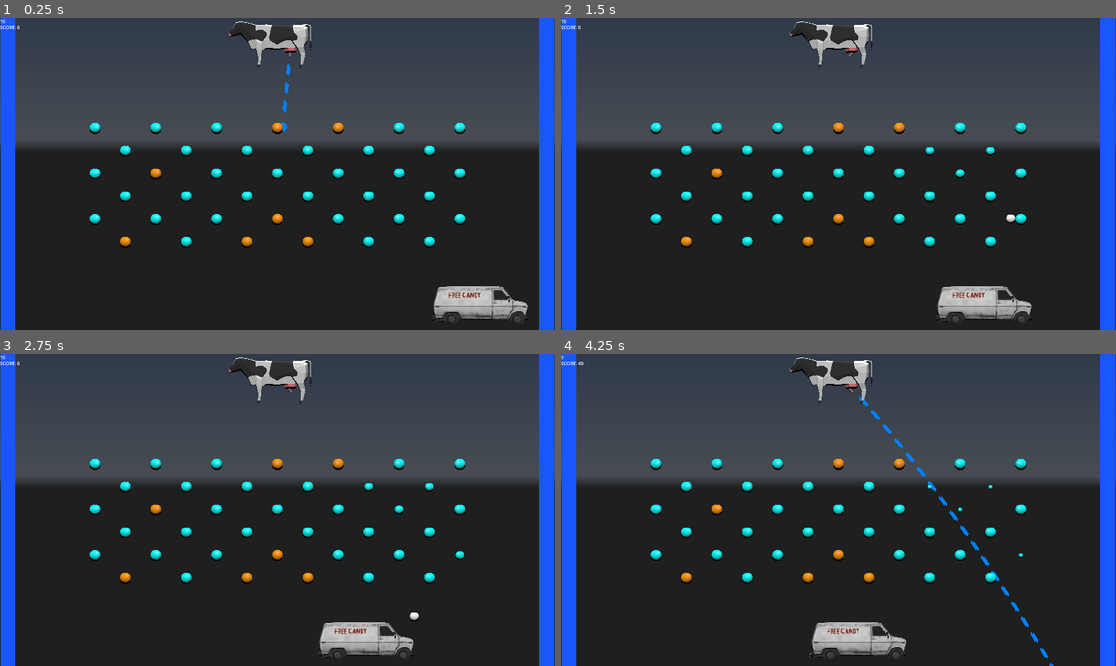
Above: before the commit, frames 1-4 (two rows, left to right).
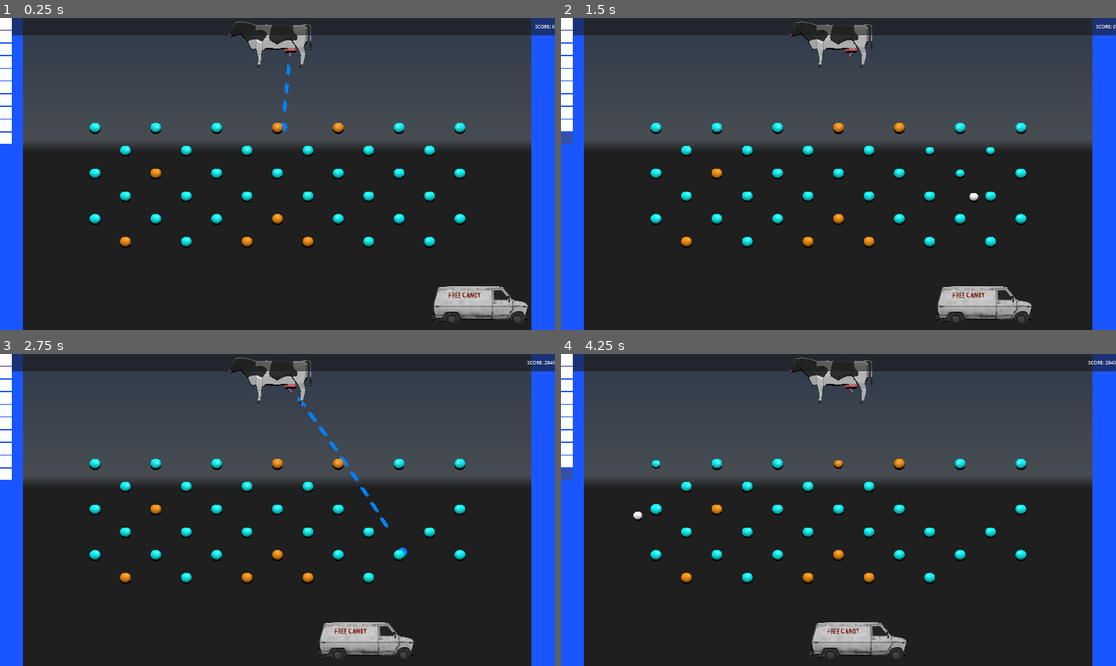
Above: after the commit, the same moments.

Repository: Temia116/Milke-2--Into-the-third-dimension
Game: Godot game, scene res://scenes/node_3d.tscn
Two runs of this game, one before a commit and one after it. Both use one fixed random seed, a clock stepped at 60 frames per second and the inputs below. A sky picture missing from this copy of the repository is replaced by a grey-blue gradient. Video files are missing from this copy of the repository; at most half a second of black plays in their place.
Inputs (mouse positions are in pixels of both pictures, inside the frame that each line leads up to):
- Up to frame 1 (0.25 s): no input
- Up to frame 2 (1.5 s): move the mouse to (960, 158) at 0.52 s; click (960, 158) at 0.67 s; move the mouse to (727, 189) at 1.27 s; click (727, 189) at 1.42 s
- Up to frame 3 (2.75 s): move the mouse to (333, 441) at 2.02 s; click (333, 441) at 2.17 s
- Up to frame 4 (4.25 s): move the mouse to (810, 572) at 2.77 s; click (810, 572) at 2.92 s; move the mouse to (1005, 556) at 3.52 s; click (1005, 556) at 3.67 s

The runs differ from the first frame. In frame 1, 8.7% of the frame differs, in the area x 0-100%, y 0-100%; in frame 2, 8.8%; in frame 3, 9.2%; in frame 4, 9.3%.

Commit message:
Update HUD and white ball scene logic

Diff:
--- a/HUD.gd
+++ b/HUD.gd
@@ -1,16 +1,34 @@
 extends CanvasLayer
 
-@onready var score_label = $ScoreLabel
-@onready var balls_label = $BallsContainer/BallsLabel
+@onready var score_label = $TopBar/ScoreLabel
+@onready var ball_stack = $BallStack
+
+var ball_icons = []
 
 func _ready():
 	GameManager.score_changed.connect(_on_score_changed)
 	GameManager.balls_changed.connect(_on_balls_changed)
 	score_label.text = "SCORE: 0"
-	balls_label.text = str(GameManager.balls_remaining)  # pull live value
+	_setup_ball_icons()
+
+func _setup_ball_icons():
+	for icon in ball_icons:
+		icon.queue_free()
+	ball_icons.clear()
+
+	for i in range(GameManager.balls_remaining):
+		var circle = ColorRect.new()
+		circle.color = Color.WHITE
+		circle.custom_minimum_size = Vector2(40, 40)
+		ball_stack.add_child(circle)
+		ball_icons.append(circle)
 
 func _on_score_changed(new_score: int):
 	score_label.text = "SCORE: " + str(new_score)
 
 func _on_balls_changed(new_count: int):
-	balls_label.text = str(new_count)
+	for i in range(ball_icons.size()):
+		if i < new_count:
+			ball_icons[i].color = Color.WHITE
+		else:
+			ball_icons[i].color = Color(0.3, 0.3, 0.3, 0.5)
--- a/HUD.tscn
+++ b/HUD.tscn
@@ -5,20 +5,17 @@
 [node name="HUD" type="CanvasLayer" unique_id=289833468]
 script = ExtResource("1_k5de2")
 
-[node name="ScoreLabel" type="Label" parent="." unique_id=1661182190]
-offset_top = 21.0
-offset_right = 40.0
-offset_bottom = 44.0
+[node name="TopBar" type="PanelContainer" parent="." unique_id=858352716]
+anchors_preset = 10
+anchor_right = 1.0
+offset_bottom = 60.0
+grow_horizontal = 2
+
+[node name="ScoreLabel" type="Label" parent="TopBar" unique_id=1661182190]
+layout_mode = 2
 horizontal_alignment = 2
 
-[node name="BallsContainer" type="Control" parent="." unique_id=872525949]
-layout_mode = 3
-anchors_preset = 0
+[node name="BallStack" type="VBoxContainer" parent="." unique_id=2067100329]
 offset_right = 40.0
 offset_bottom = 40.0
-
-[node name="BallsLabel" type="Label" parent="BallsContainer" unique_id=380633594]
-layout_mode = 0
-offset_right = 40.0
-offset_bottom = 23.0
-text = "Balls left: "
+alignment = 1
--- a/WhiteBall.gd
+++ b/WhiteBall.gd
@@ -19,6 +19,5 @@
 		for peg in hit_pegs:
 			if is_instance_valid(peg):
 				peg.on_ball_exited()
-		GameManager.on_ball_lost()
 		ball_exited.emit()
 		queue_free()
--- a/WhiteBall.tscn
+++ b/WhiteBall.tscn
@@ -4,7 +4,7 @@
 
 [sub_resource type="PhysicsMaterial" id="PhysicsMaterial_bouncing_ball"]
 friction = 0.0
-bounce = 0.2
+bounce = 0.3
 
 [sub_resource type="SphereShape3D" id="SphereShape3D_cet3u"]
 radius = 0.83632886
--- a/scenes/node_3d.gd
+++ b/scenes/node_3d.gd
@@ -66,6 +66,7 @@
 		return
 
 	can_shoot = false
+	GameManager.on_ball_lost()
 
 	var ball = ball_scene.instantiate()
 	get_tree().root.add_child(ball)
--- a/scenes/node_3d.tscn
+++ b/scenes/node_3d.tscn
@@ -87,7 +87,7 @@
 right_limit = null
 
 [node name="LeftBorder" type="MeshInstance3D" parent="." unique_id=1496683824]
-transform = Transform3D(1, 0, 0, 0, 1, 0, 0, 0, 1, -17.735, 0, 0)
+transform = Transform3D(2, 0, 0, 0, 1, 0, 0, 0, 1, -17.735, 0, 0)
 mesh = SubResource("QuadMesh_6l3rs")
 
 [node name="StaticBody3D" type="StaticBody3D" parent="LeftBorder" unique_id=1739663155]
@@ -98,7 +98,7 @@
 shape = SubResource("BoxShape3D_umdqk")
 
 [node name="RightBorder" type="MeshInstance3D" parent="." unique_id=556645193]
-transform = Transform3D(1, 0, 0, 0, 1, 0, 0, 0, 1, 17.724667, 0, 0)
+transform = Transform3D(2, 0, 0, 0, 1, 0, 0, 0, 1, 17.724667, 0, 0)
 mesh = SubResource("QuadMesh_6l3rs")
 
 [node name="StaticBody3D" type="StaticBody3D" parent="RightBorder" unique_id=1006212633]
